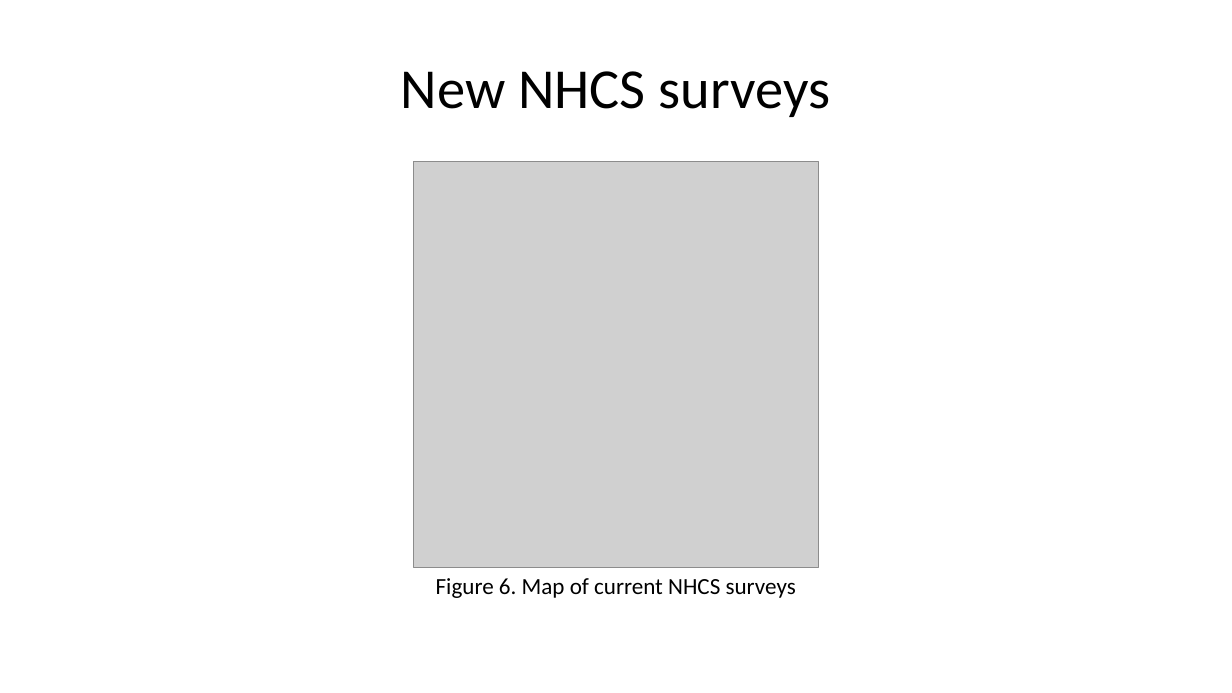
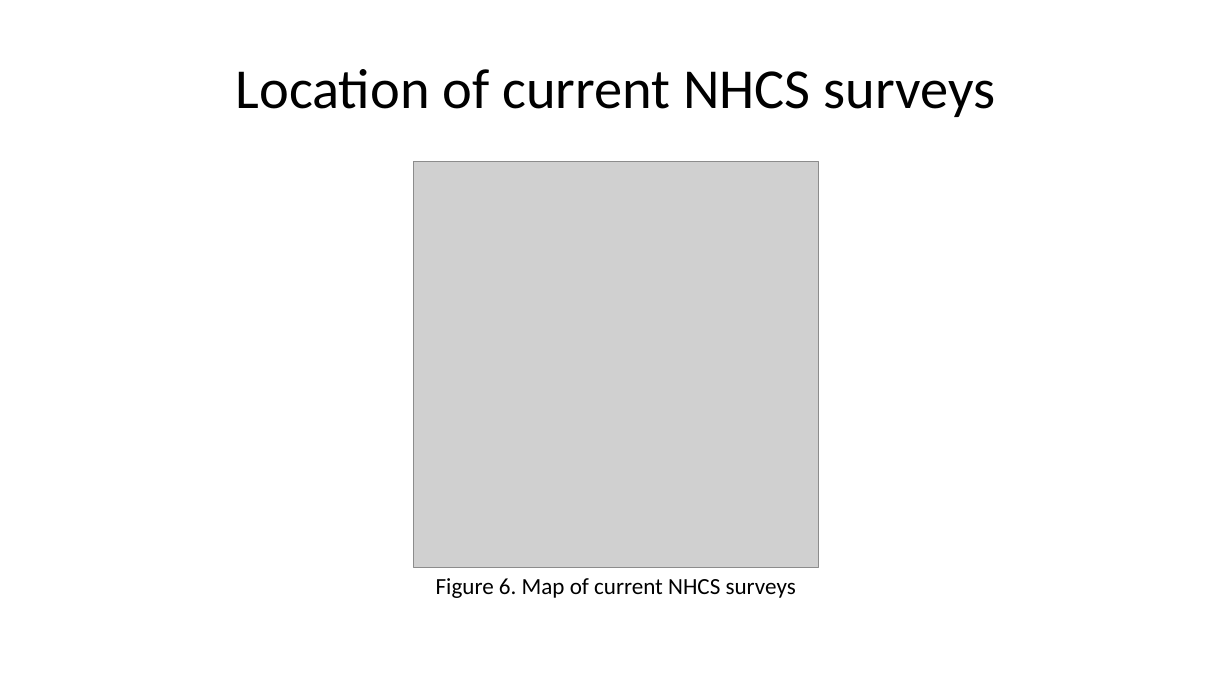
Before and after one commit to pmean/talks, a slide deck: slide 30 of nhcs/seattle-talk.pptx (slide 25 before the commit). Drawn at 1232x693 pixels with LibreOffice and Linux fonts; fonts in the diff are those of the drawing; grey boxes stand for pictures. Boxes give left, top, right and bottom in pixels: in the first picture for what was removed or moved away, otherwise in the second. Text is boxed around its words. In the diff, an @@ line names an element or a change of style, - is before the commit and + after.

```diff
--- a/nhcs/seattle-talk.pptx
+++ b/nhcs/seattle-talk.pptx
@@ title at [236, 69, 996, 117]: text changed @@
-New NHCS surveys
+Location of current NHCS surveys
```
Also in this commit, not shown: 10 other slides changed, 5 slides added, 1 slide removed, 2 other files.
